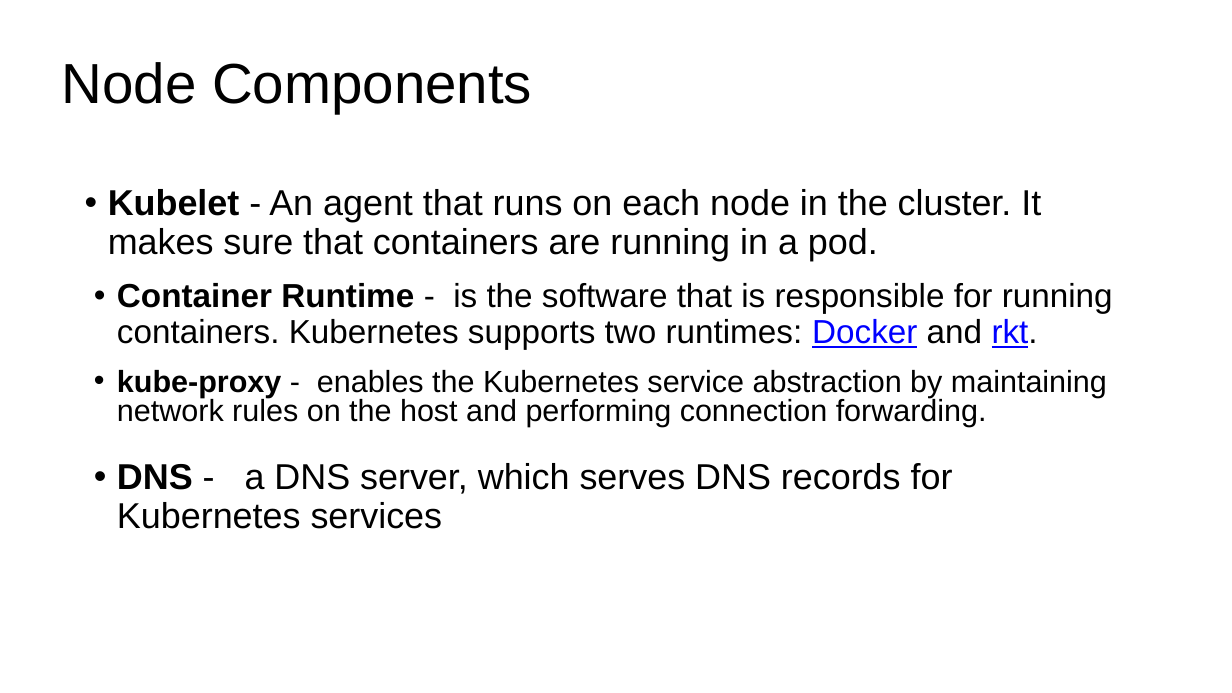
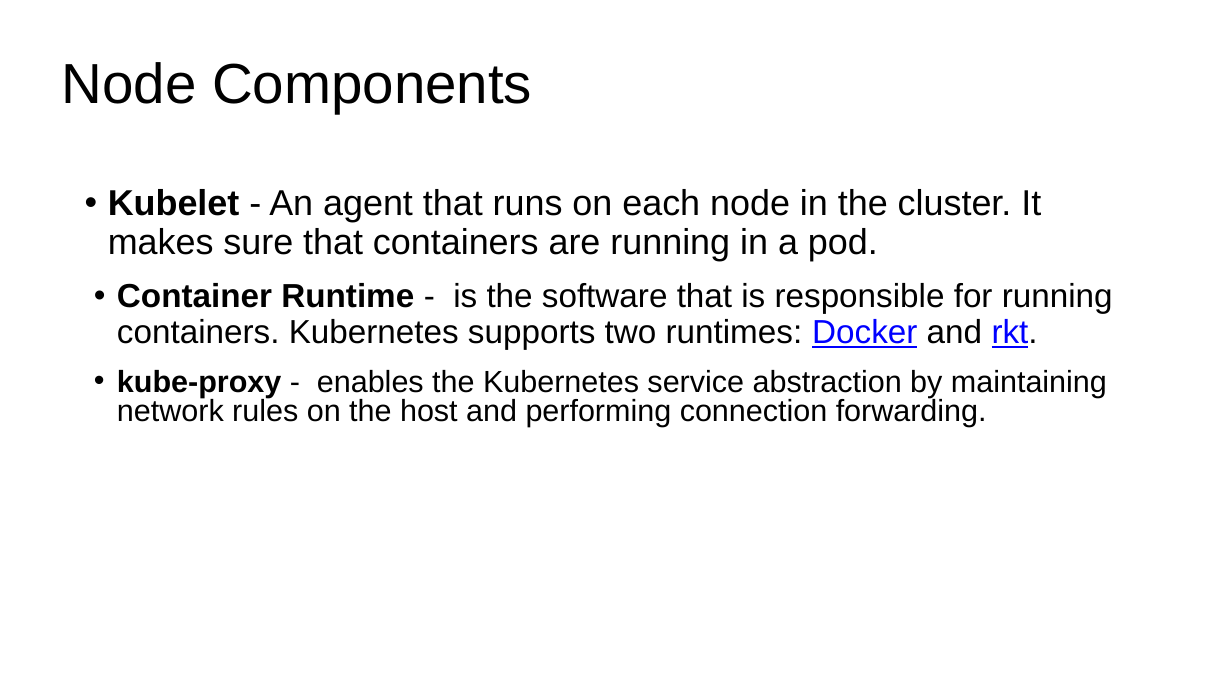
Before and after one commit to eylonmalin/k8s-training, a slide deck: slide 17 of day-2/Using Kubernetes Day 2.pptx (slide 16 before the commit). Drawn at 1232x693 pixels with LibreOffice and Linux fonts; fonts in the diff are those of the drawing. Boxes give left, top, right and bottom in pixels: in the first picture for what was removed or moved away, otherwise in the second. Text is boxed around its words. In the diff, an @@ line names an element or a change of style, - is before the commit and + after.

```diff
--- a/day-2/Using Kubernetes Day 2.pptx
+++ b/day-2/Using Kubernetes Day 2.pptx
@@ text removed at bbox=[117, 463, 953, 529] @@
-• DNS - a DNS server, which serves DNS records for Kubernetes services
```
Also in this commit, not shown: 2 other slides changed, 2 slides added.
